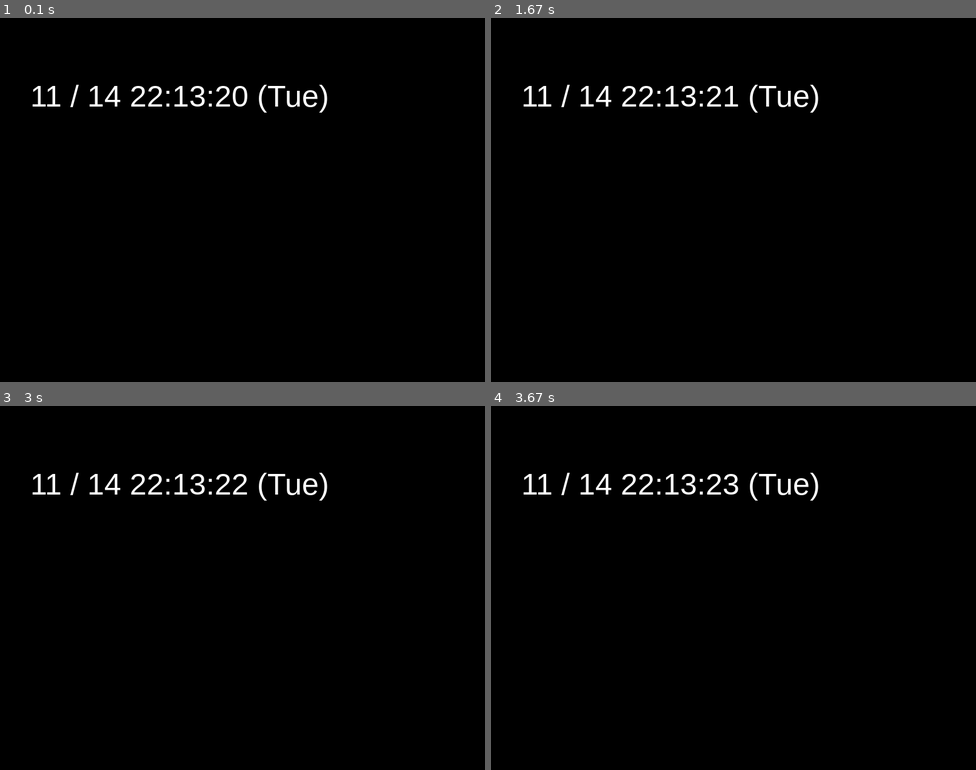
Above: before the commit, frames 1-4 (two rows, left to right).
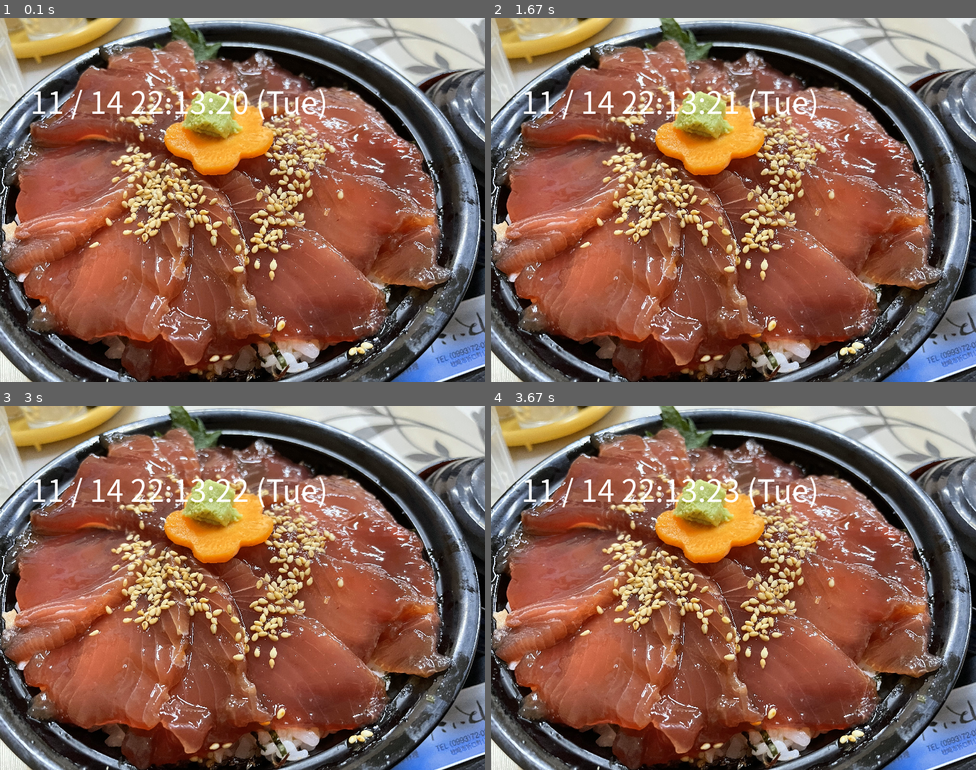
Above: after the commit, the same moments.

Repository: taro0079/pygame-test
Game: pygame game, started from sample.py
The game is run twice, just before and just after one commit, with the same random seed, the same clock (stepped at 60 frames per second) and the same inputs.
Inputs (mouse positions are in pixels of both pictures, inside the frame that each line leads up to):
- Up to frame 1 (0.1 s): no input
- Up to frame 2 (1.67 s): click (583, 145) at 1.38 s
- Up to frame 3 (3 s): click (421, 715) at 1.72 s; click (252, 464) at 2.05 s; click (218, 682) at 2.38 s; click (227, 526) at 2.72 s
- Up to frame 4 (3.67 s): click (665, 511) at 3.05 s; click (859, 555) at 3.38 s

The runs differ from the first frame. In frame 1, 94% of the frame differs, in the area x 0-100%, y 0-100%; in frame 2, 94%; in frame 3, 94%; in frame 4, 94%.

Commit message:
complete

Diff:
--- a/sample.py
+++ b/sample.py
@@ -1,6 +1,8 @@
 import pygame
 import datetime
+import signal
 import time
+from os import listdir
 from pygame.locals import *
 import sys
 
@@ -11,7 +13,16 @@
 # screen = pygame.display.set_mode(size, pygame.FULLSCREEN)
 screen = pygame.display.set_mode((800, 600))
 fps = pygame.time.Clock()
-title_font = pygame.font.SysFont("Arial", 50)
+title_font = pygame.font.SysFont("Meiryo", 50)
+
+
+def update_image(counter, pic_num):
+    path = "./images/"
+    size = (pygame.display.Info().current_w, pygame.display.Info().current_h)
+    list = listdir(path)
+    image = pygame.image.load(path + list[pic_num])
+    image = pygame.transform.scale(image, (size[0], size[1]))
+    screen.blit(image, (0, 0))
 
 
 def update_time():
@@ -26,9 +37,28 @@
     screen.blit(time, (50, 100))
 
 
+def update_picnum(pic_num):
+    if pic_num == size_image - 1:
+        pic_num = 0
+    else:
+        pic_num += 1
+
+    return pic_num
+
+
 if __name__ == "__main__":
+    counter = 0
+    pic_num = 0
+    path = "./images/"
+    size_image = len(listdir(path))
+    last_time = 0
     while True:
-        screen.fill((0, 0, 0))  # 画面を黒色に塗りつぶし
+        now_time = pygame.time.get_ticks()
+        if now_time - last_time > 4000:
+            last_time = now_time
+            pic_num = update_picnum(pic_num)
+
+        update_image(1, pic_num)
         update_time()
         pygame.display.update()
         fps.tick(1000)
Binary file added: images/IMG_2804.jpg
Binary file added: images/IMG_2957.jpg
Binary file added: images/IMG_2986.jpg
